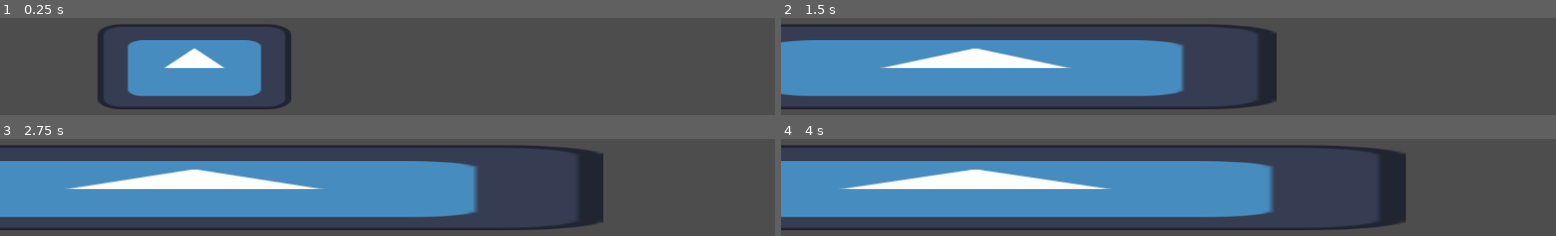
Above: before the commit, frames 1-4 (two rows, left to right).
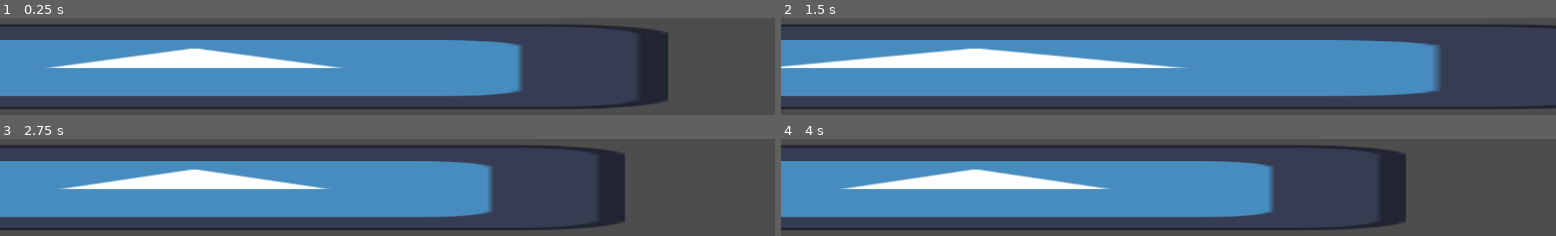
Above: after the commit, the same moments.

Repository: devkraoo/Gist
Game: Godot game, scene res://examples/BasicExample/BasicExample.tscn
Two runs of this game, one before a commit and one after it. Both use one fixed random seed, a clock stepped at 60 frames per second and the inputs below. The engine's default icon, where the game draws it, is replaced by a stand-in: a white triangle on a blue panel in a dark square.
Inputs:
- Up to frame 1 (0.25 s): no input
- Up to frame 2 (1.5 s): no input
- Up to frame 3 (2.75 s): no input
- Up to frame 4 (4 s): tap Enter at 3.5 s

The runs differ from the first frame. In frame 1, 39% of the frame differs, in the area x 0-87%, y 6-95%; in frame 2, 26%; in frame 3, 5.9%; in frame 4, nothing differs.
Error in both runs: Invalid access to property or key 'scene_file_path' on a base object of type 'Dictionary[String, Bone]'. (res://src/core/Skeleton.gd:49)

Commit message:
BasicExample changes

Diff:
--- a/examples/BasicExample/BasicExample.gd
+++ b/examples/BasicExample/BasicExample.gd
@@ -4,14 +4,16 @@
 @onready var bob: Bobert = $Bob
 
 func _ready():
-	BasicExample.TEST(bob).play()
+	BasicExample.TEST(bob).play() \
+		.speed(1.0)
 
 # In another file
 static func TEST(skeleton: Bobert) -> Gist.Animatable: return \
 	Gist.Of(
 		Gist.IT(skeleton.Body.scale.x)
-			.by(5.0).over(1.0)
+			.by(20.0).over(0.5)
 			.then()
 			.to(10.0).over(2.0)
 			.end()
-	)
+	) \
+		.reverse(false)
